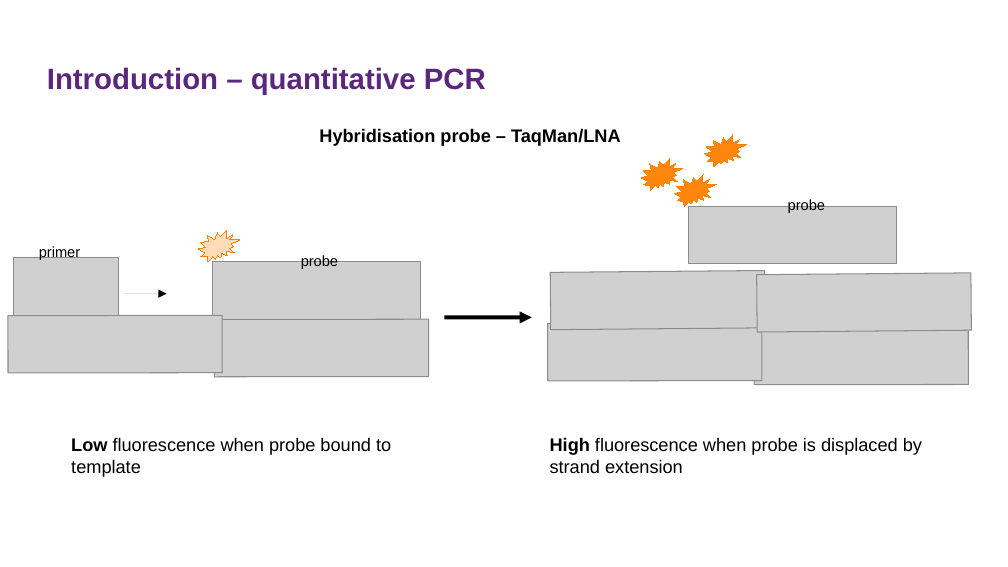
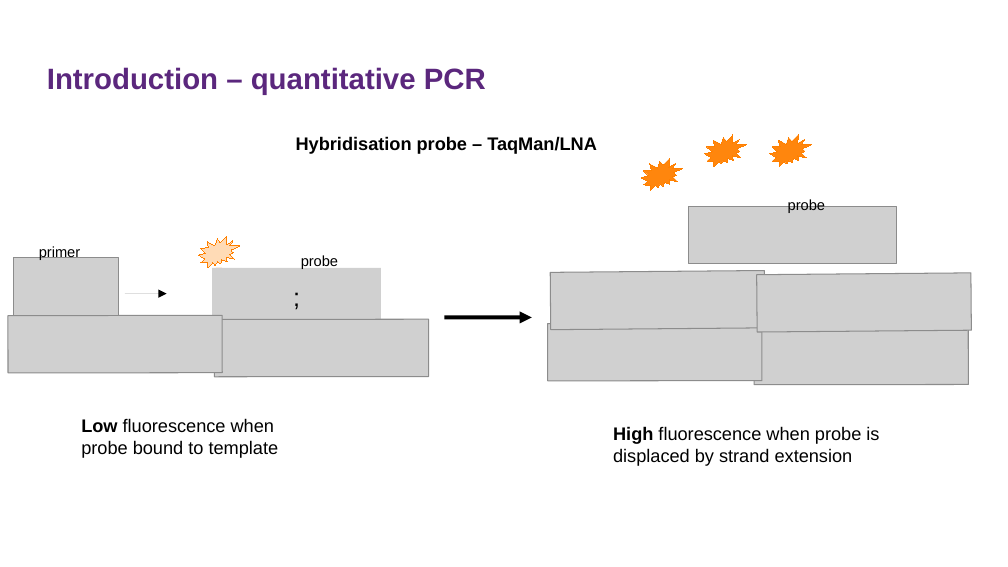
Before and after one commit to sanjaynagi/AnoPrimer, a slide deck: slide 13 of agamPrimer.odp (slide 11 before the commit). Drawn at 1008x567 pixels with LibreOffice and Linux fonts; fonts in the diff are those of the drawing; grey boxes stand for pictures; background and template pictures are left out. Boxes give left, top, right and bottom in pixels: in the first picture for what was removed or moved away, otherwise in the second. Text is boxed around its words. In the diff, an @@ line names an element or a change of style, - is before the commit and + after.

```diff
--- a/agamPrimer.odp
+++ b/agamPrimer.odp
@@ text "Hybridisation probe – TaqMan/LNA": place and size @@
-text "Hybridisation probe – TaqMan/LNA" at (319, 128, 621, 146)
+text "Hybridisation probe – TaqMan/LNA" at (296, 136, 597, 154)
@@ irregular seal: place and size @@
-irregular seal at (674, 174, 716, 206)
+irregular seal at (770, 135, 811, 166)
@@ irregular seal: place and size @@
-irregular seal at (199, 230, 240, 261)
+irregular seal at (199, 236, 240, 267)
@@ text in picture at (213, 268, 381, 326): text added @@
+;
@@ picture ";": place and size @@
-picture ";" at (213, 262, 421, 320)
+picture ";" at (213, 268, 381, 326)
@@ line moved from (219, 278) - (219, 262) to (219, 284) - (219, 268) @@
@@ text "Low fluorescence when probe bound ..." rewrapped from (71, 437, 391, 477) to (81, 418, 279, 458) @@
@@ text "High fluorescence when probe is ..." rewrapped from (550, 437, 922, 473) to (613, 426, 879, 466) @@
```
Also in this commit, not shown: 4 other slides changed, 1 other file.
